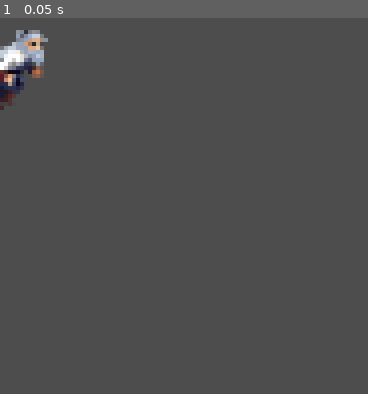
Above: before the commit, frame 1.
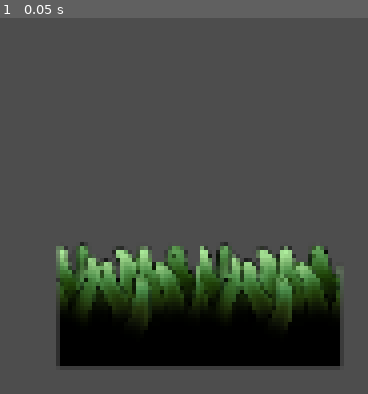
Above: after the commit, the same moment.

Repository: richdcosta-ux/Assesment
Game: Godot game, scene res://scenes/level_1.tscn
The game is run twice, just before and just after one commit, with the same random seed, the same clock (stepped at 60 frames per second) and the same inputs. Before the commit the project starts from res://prefabs/player.tscn.
Inputs:
- Up to frame 1 (0.05 s): no input

The runs differ from the first frame. In frame 1, 24% of the frame differs, in the area x 0-94%, y 3-93%.

Commit message:
added tile

Diff:
--- a/project.godot
+++ b/project.godot
@@ -11,7 +11,7 @@
 [application]
 
 config/name="The Hollow of the knight"
-run/main_scene="uid://br4r5douj86ei"
+run/main_scene="uid://cjibp7dvvq5t1"
 config/features=PackedStringArray("4.6", "GL Compatibility")
 config/icon="res://icon.svg"
 
--- a/scenes/level_1.tscn
+++ b/scenes/level_1.tscn
@@ -1,3 +1,170 @@
 [gd_scene format=3 uid="uid://cjibp7dvvq5t1"]
 
+[ext_resource type="Texture2D" uid="uid://bjlw6dt4u556q" path="res://assets/mossy area/Mossy - TileSet.png" id="1_014kd"]
+
+[sub_resource type="TileSetAtlasSource" id="TileSetAtlasSource_bswci"]
+texture = ExtResource("1_014kd")
+texture_region_size = Vector2i(256, 256)
+1:0/0 = 0
+0:0/0 = 0
+3:0/0 = 0
+2:0/0 = 0
+4:0/0 = 0
+5:0/0 = 0
+5:1/0 = 0
+5:2/0 = 0
+5:3/0 = 0
+5:4/0 = 0
+4:4/0 = 0
+4:5/0 = 0
+5:5/0 = 0
+3:5/0 = 0
+2:5/0 = 0
+2:4/0 = 0
+1:4/0 = 0
+1:5/0 = 0
+0:4/0 = 0
+0:3/0 = 0
+0:5/0 = 0
+1:3/0 = 0
+1:2/0 = 0
+1:1/0 = 0
+0:1/0 = 0
+0:2/0 = 0
+2:1/0 = 0
+3:1/0 = 0
+4:1/0 = 0
+3:2/0 = 0
+2:2/0 = 0
+2:3/0 = 0
+3:3/0 = 0
+4:3/0 = 0
+4:2/0 = 0
+3:4/0 = 0
+6:0/0 = 0
+7:0/0 = 0
+7:1/0 = 0
+7:2/0 = 0
+6:2/0 = 0
+6:1/0 = 0
+6:3/0 = 0
+7:4/0 = 0
+7:3/0 = 0
+6:4/0 = 0
+8:0/0 = 0
+9:0/0 = 0
+10:0/0 = 0
+11:0/0 = 0
+12:0/0 = 0
+12:1/0 = 0
+12:2/0 = 0
+11:2/0 = 0
+10:2/0 = 0
+10:1/0 = 0
+9:1/0 = 0
+8:1/0 = 0
+9:2/0 = 0
+9:3/0 = 0
+11:1/0 = 0
+8:2/0 = 0
+8:3/0 = 0
+8:4/0 = 0
+9:4/0 = 0
+10:4/0 = 0
+11:4/0 = 0
+11:3/0 = 0
+10:3/0 = 0
+12:3/0 = 0
+12:4/0 = 0
+11:5/0 = 0
+10:5/0 = 0
+9:5/0 = 0
+8:5/0 = 0
+12:5/0 = 0
+8:6/0 = 0
+8:7/0 = 0
+9:7/0 = 0
+10:7/0 = 0
+9:6/0 = 0
+11:7/0 = 0
+11:6/0 = 0
+12:6/0 = 0
+12:7/0 = 0
+10:6/0 = 0
+6:6/0 = 0
+7:6/0 = 0
+7:7/0 = 0
+6:7/0 = 0
+4:6/0 = 0
+3:6/0 = 0
+2:6/0 = 0
+1:6/0 = 0
+1:7/0 = 0
+2:7/0 = 0
+3:7/0 = 0
+4:7/0 = 0
+0:8/0 = 0
+1:8/0 = 0
+13:7/0 = 0
+14:7/0 = 0
+15:7/0 = 0
+16:7/0 = 0
+16:8/0 = 0
+16:9/0 = 0
+16:10/0 = 0
+15:10/0 = 0
+14:10/0 = 0
+13:10/0 = 0
+12:10/0 = 0
+11:10/0 = 0
+11:9/0 = 0
+11:8/0 = 0
+12:8/0 = 0
+13:8/0 = 0
+14:8/0 = 0
+15:8/0 = 0
+15:9/0 = 0
+14:9/0 = 0
+13:9/0 = 0
+12:9/0 = 0
+9:8/0 = 0
+8:8/0 = 0
+7:8/0 = 0
+6:8/0 = 0
+5:8/0 = 0
+5:9/0 = 0
+6:9/0 = 0
+7:9/0 = 0
+8:9/0 = 0
+9:9/0 = 0
+10:9/0 = 0
+4:8/0 = 0
+3:8/0 = 0
+2:8/0 = 0
+0:7/0 = 0
+0:9/0 = 0
+1:9/0 = 0
+2:9/0 = 0
+3:9/0 = 0
+4:9/0 = 0
+4:10/0 = 0
+3:10/0 = 0
+2:10/0 = 0
+1:10/0 = 0
+0:10/0 = 0
+5:10/0 = 0
+6:10/0 = 0
+7:10/0 = 0
+8:10/0 = 0
+9:10/0 = 0
+10:10/0 = 0
+
+[sub_resource type="TileSet" id="TileSet_rus8k"]
+sources/0 = SubResource("TileSetAtlasSource_bswci")
+
 [node name="level1" type="Node2D" unique_id=1061009512]
+scale = Vector2(0.2, 0.2)
+
+[node name="TileMapLayer" type="TileMapLayer" parent="." unique_id=1529662245]
+tile_map_data = PackedByteArray(0, 0, 14, 0, 31, 0, 0, 0, 1, 0, 0, 0, 0, 0, 30, 0, 31, 0, 0, 0, 1, 0, 0, 0, 0, 0)
+tile_set = SubResource("TileSet_rus8k")
